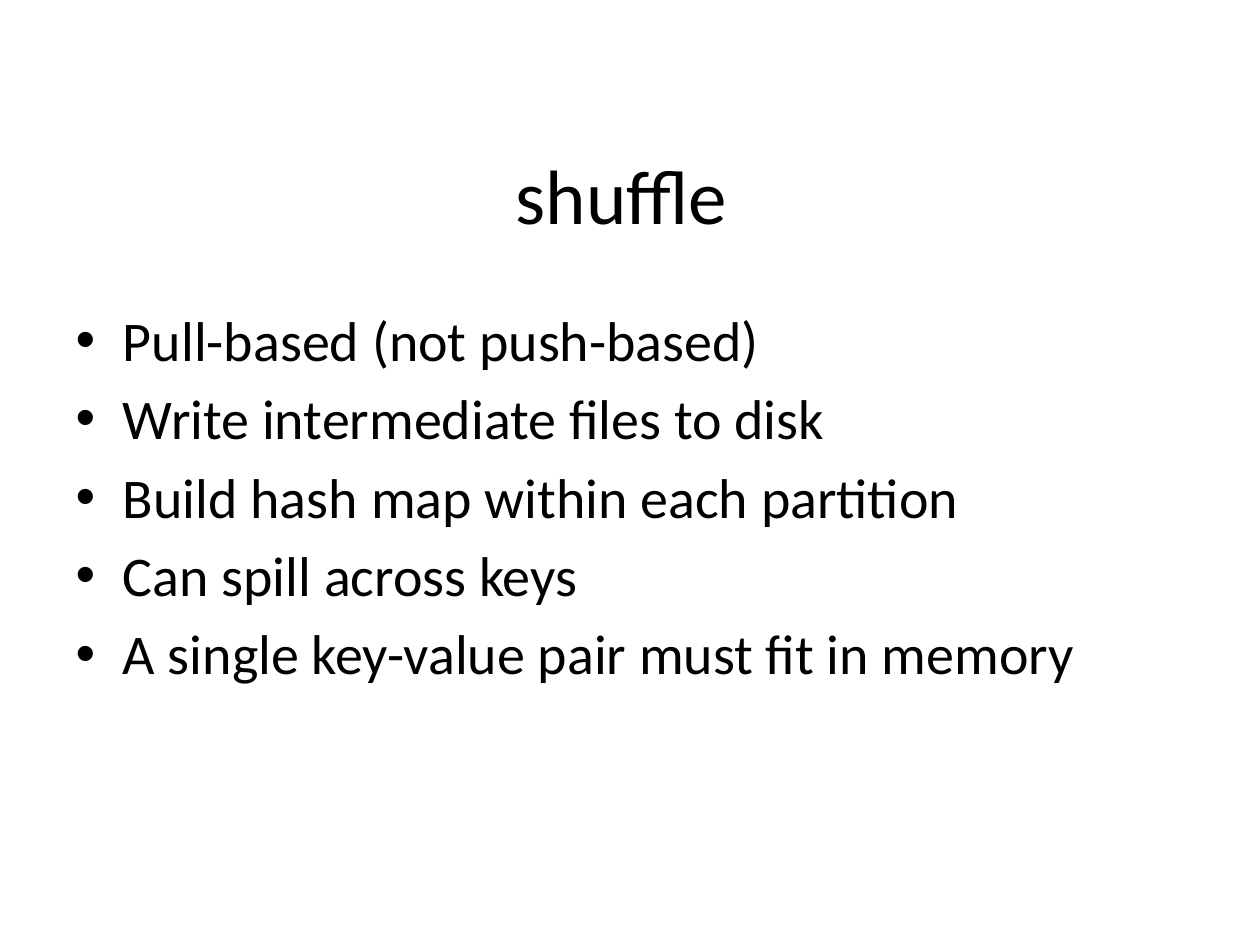
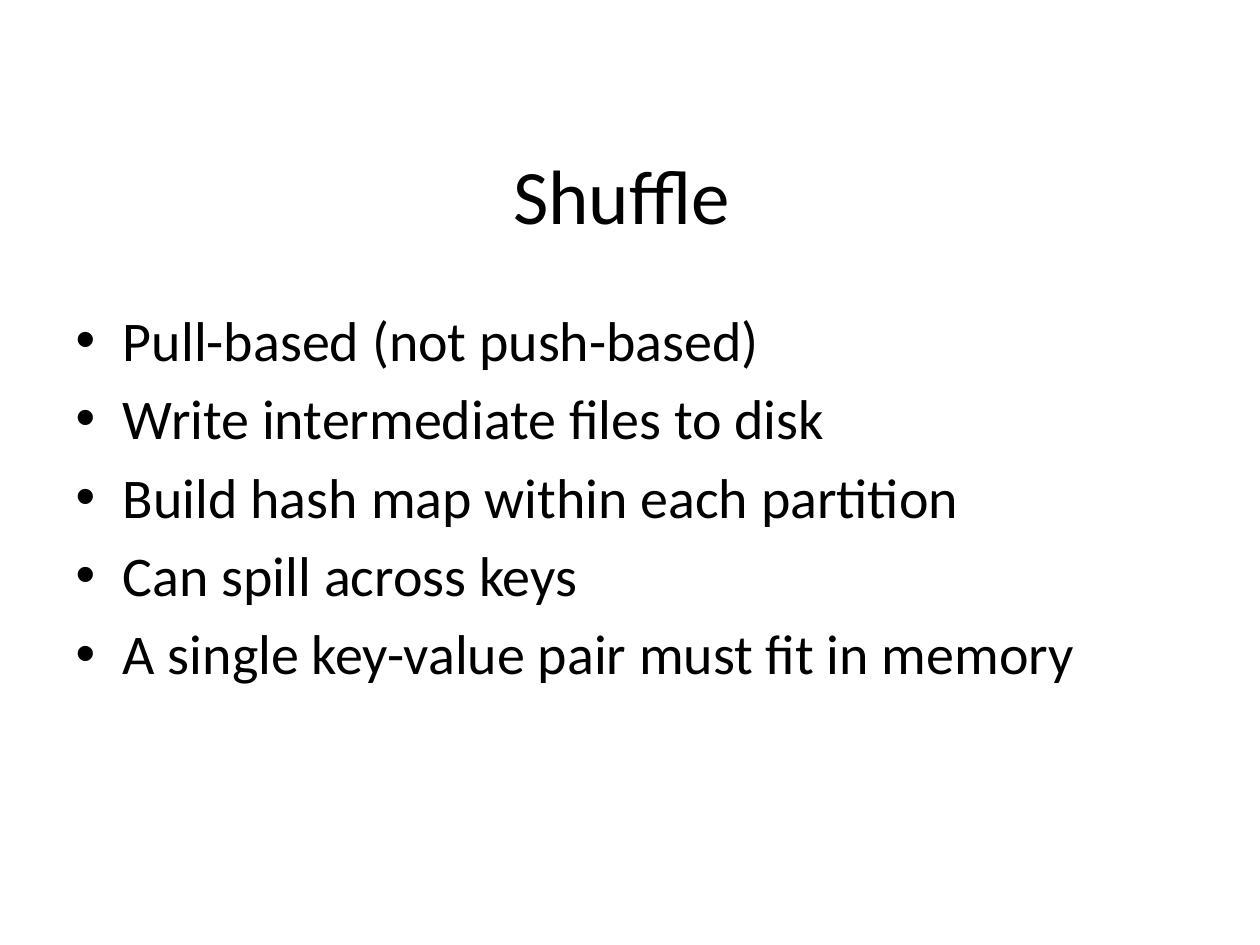
Before and after one commit to CrazyJvm/myslide, a slide deck: slide 14 of SACC2014/SACC2014.pptx. Drawn at 1260x945 pixels with LibreOffice and Linux fonts; fonts in the diff are those of the drawing; background and template pictures are left out. Boxes give left, top, right and bottom in pixels: in the first picture for what was removed or moved away, otherwise in the second. Text is boxed around its words. In the diff, an @@ line names an element or a change of style, - is before the commit and + after.

Commit message:
fix typo and add outline

```diff
--- a/SACC2014/SACC2014.pptx
+++ b/SACC2014/SACC2014.pptx
@@ title at bbox=[513, 170, 730, 225]: text changed @@
-shuffle
+Shuffle
```
Also in this commit, not shown: 1 other slide changed, 1 slide added.
